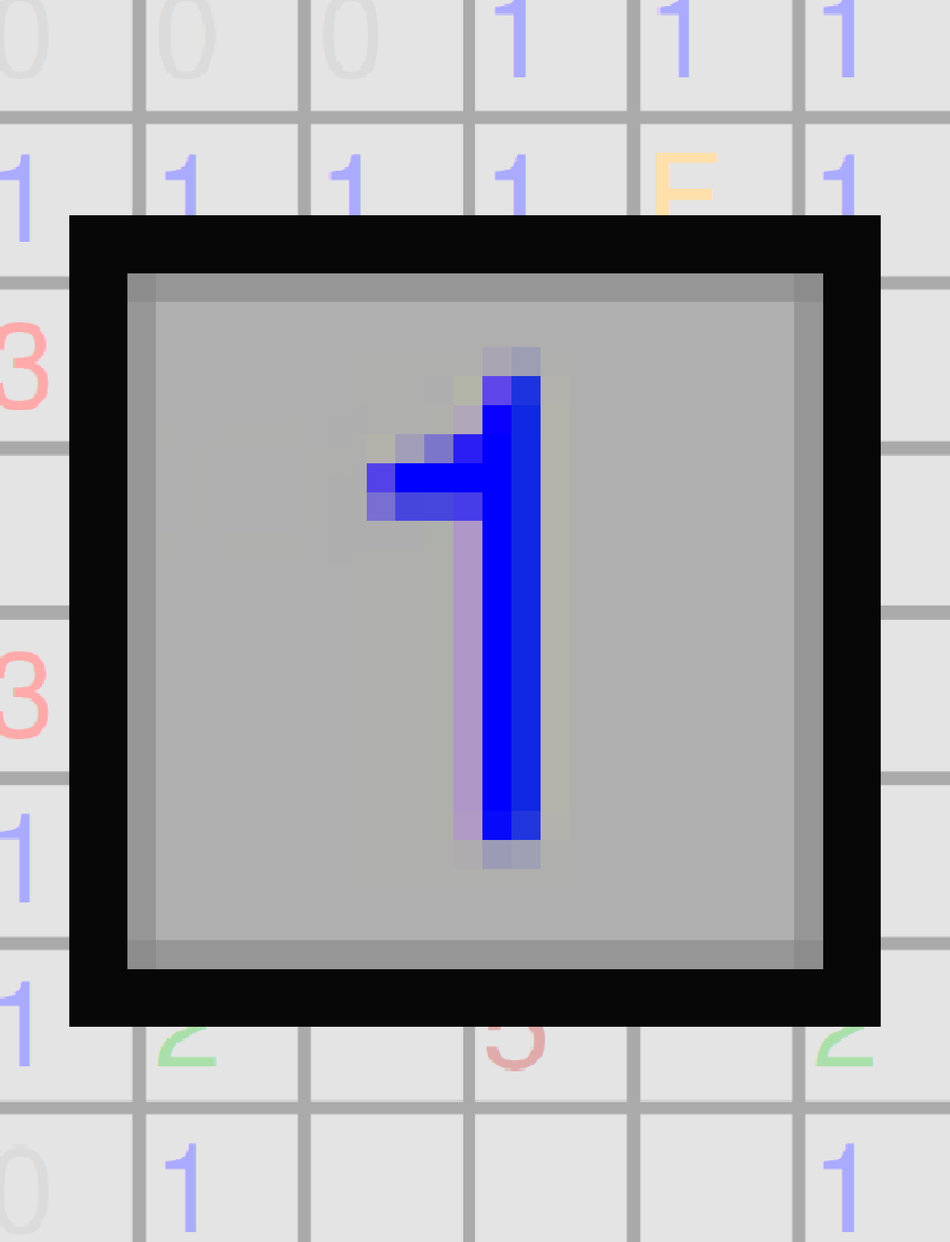
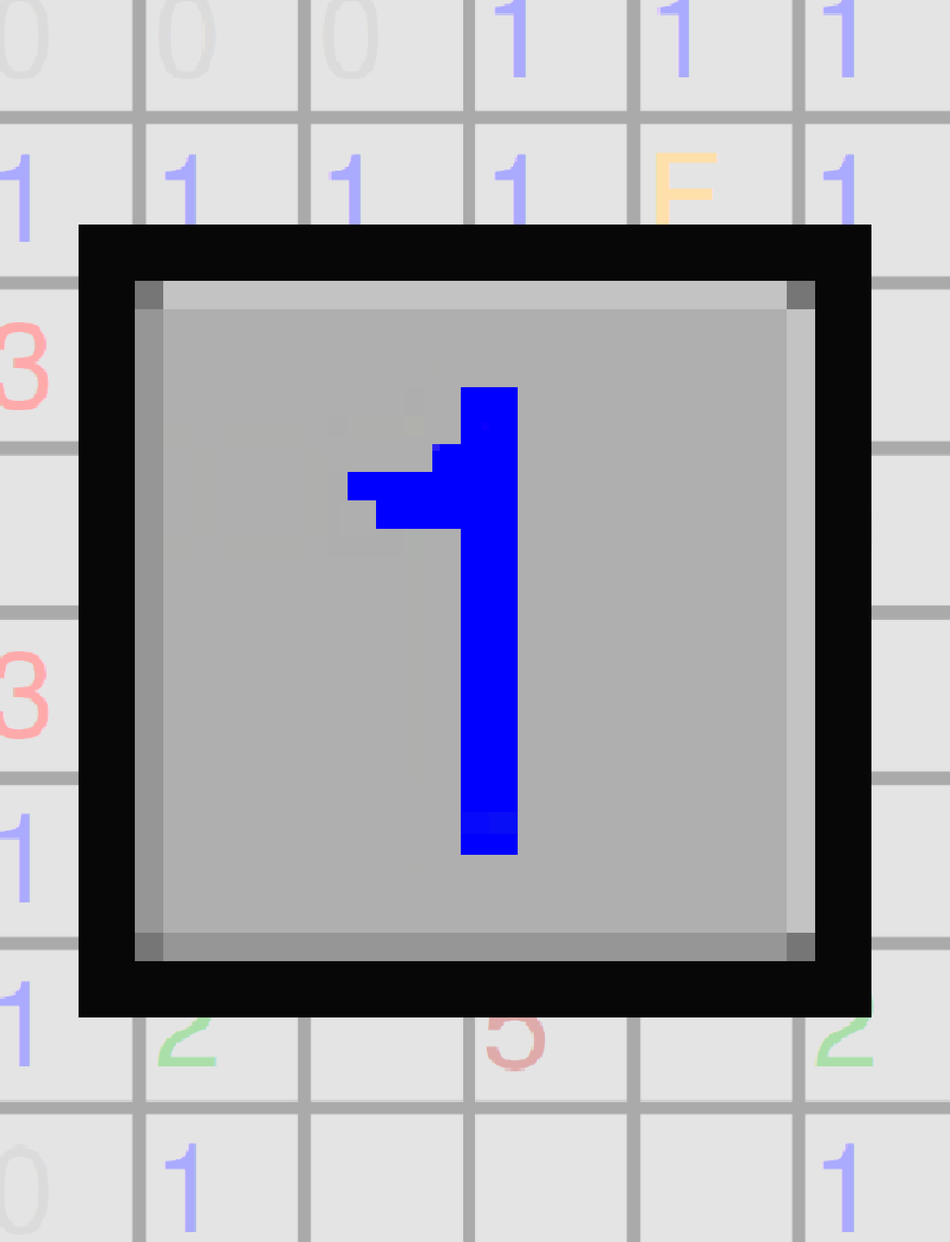
Layer changes from the first 950px x 1242px image to the second:
hid "number", painted on it over [347, 346, 570, 869]
added layer "icon-128-new" above "icon-128.png" over [127, 273, 824, 970]
hid "icon-128.png" over [69, 215, 881, 1027]
